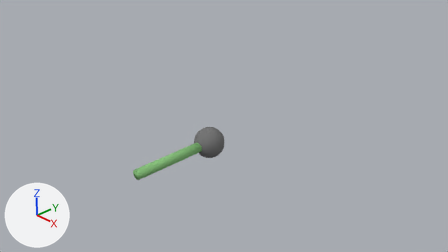
Two versions of the Blender file Assets/LevelEditorUnity/EditorItems.blend, one commit apart.
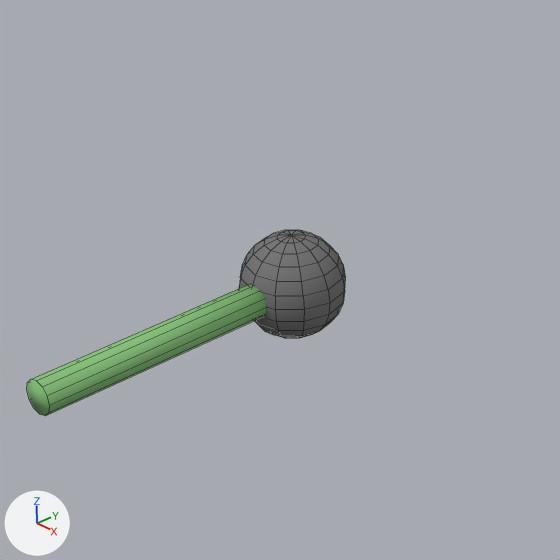
Old and new are each drawn from the file's camera 'Camera' and again close up on the part from 28% to 64% of the width and 24% to 88% of the height. Arrows for +X, +Y and +Z are at lower left; the lights stay in place. The close-ups show mesh edges as thin lines.

In view in the first close-up: 'Cylinder', 'Node'.
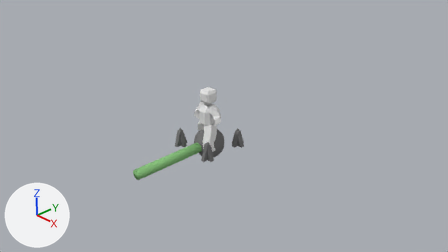
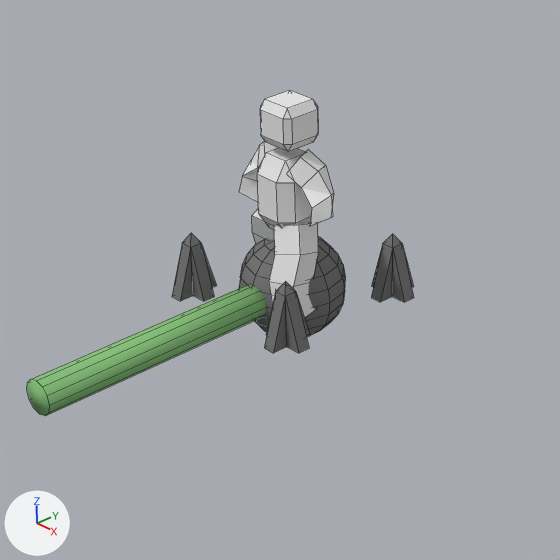
What differs and where, as boxes (x1, y1, x2, y2) in the close-ups (560 x 560 px):
'Player', added
    after: (239, 90, 334, 318)
'SpikeTrap', added
    after: (172, 233, 414, 353)

Diff of the bpy script that builds the scene:
```diff
--- a/Assets/LevelEditorUnity/EditorItems.blend.py
+++ b/Assets/LevelEditorUnity/EditorItems.blend.py
@@ mat_spiketrap @@
+mat_spiketrap = diffuse_material('SpikeTrap')
+mat_spiketrap.base_color = (0.185, 0.185, 0.185)  # grey #777777
@@ mat_player @@
+mat_player = diffuse_material('Player')
+mat_player.base_color = (0.8, 0.8, 0.8)  # white #e7e7e7
@@ me_cube_001 @@
+me_cube_001.from_pydata(...)  # 68 vertices, 84 faces; spans x -0.613..0.619, y -0.055..0.374, z -0.617..0.615
+me_cube_001.materials.append(mat_spiketrap)  # grey #777777
@@ me_cube @@
+me_cube.from_pydata(...)  # 112 vertices, 108 faces; spans x -0.377..0.448, y -0.027..1.328, z -0.188..0.32
+me_cube.materials.append(mat_player)  # white #e7e7e7
@@ ob_spiketrap @@
+ob_spiketrap = bpy.data.objects.new('SpikeTrap', me_cube_001)
+ob_spiketrap.location = (0.0, 0.0, 0.0)
+ob_spiketrap.rotation_euler = (1.571, 0.0, 0.0)  # degrees (90, 0, 0)
@@ ob_player @@
+ob_player = bpy.data.objects.new('Player', me_cube)
+ob_player.location = (0.0, 0.0, 0.0)
+ob_player.rotation_euler = (1.571, 0.0, 0.0)  # degrees (90, 0, 0)
```
